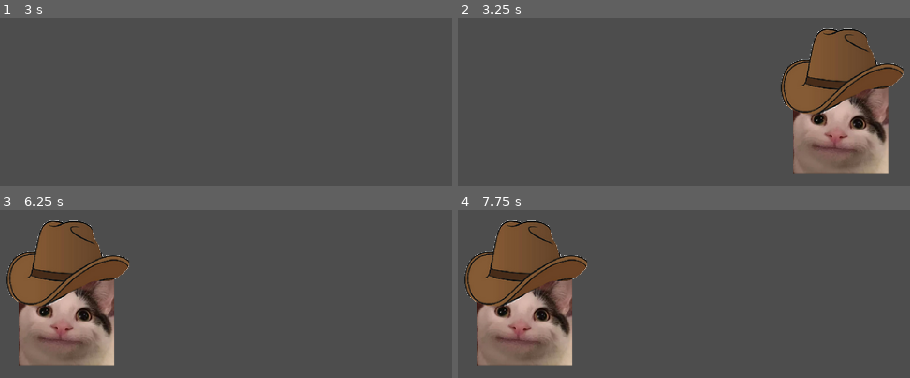
Above: before the commit, frames 1-4 (two rows, left to right).
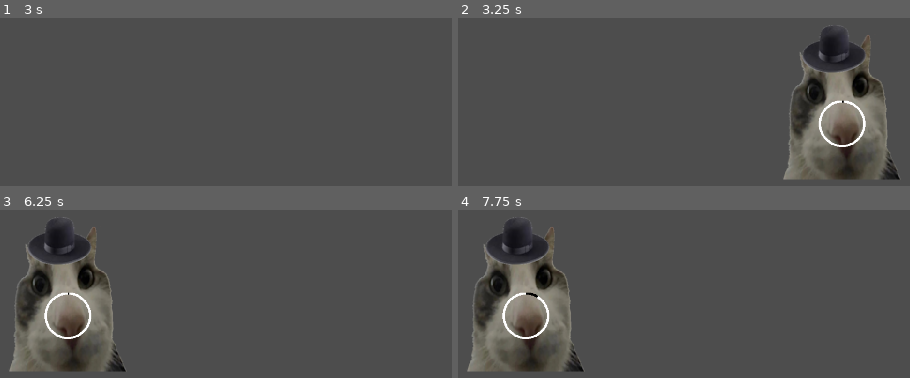
Above: after the commit, the same moments.

Repository: auspiciousArtifice/catastrophic-saloon
Game: Godot game, scene res://patrons.tscn
Two runs of this game, one before a commit and one after it. Both use one fixed random seed, a clock stepped at 60 frames per second and the inputs below. This scene is started directly instead of the project's main scene.
Inputs (mouse positions are in pixels of both pictures, inside the frame that each line leads up to):
- Up to frame 1 (3 s): tap Enter (ui_accept) at 0.5, 0.77, 1.25, 1.52, 2, 2.75 s; move the mouse to (outside the picture) at 0.52 s; hold Up (ui_up) 0.53-1.28 s; click (outside the picture) at 0.67 s; move the mouse to (outside the picture) at 1.27 s; hold Down (ui_down) 1.28-2.03 s; move the mouse to (outside the picture) at 2.02 s; hold Up (ui_up) from 2.03 s (still down); move the mouse to (171, 61) at 2.77 s; click (171, 61) at 2.92 s
- Up to frame 2 (3.25 s): keep holding Up (ui_up); tap Enter (ui_accept) at 3.02 s
- Up to frame 3 (6.25 s): tap Enter (ui_accept) at 3.5, 3.77, 4.25, 4.52, 6.02 s; move the mouse to (384, 292) at 3.52 s; release Up (ui_up) at 3.53 s; hold Down (ui_down) 3.53-5.78 s; click (384, 292) at 3.67 s; move the mouse to (outside the picture) at 4.27 s; move the mouse to (outside the picture) at 5.02 s; click (outside the picture) at 5.17 s; move the mouse to (outside the picture) at 5.77 s; hold Up (ui_up) from 5.78 s (still down)
- Up to frame 4 (7.75 s): keep holding Up (ui_up); move the mouse to (outside the picture) at 6.52 s; tap Enter (ui_accept) at 6.77, 7.52 s; move the mouse to (outside the picture) at 7.27 s; click (outside the picture) at 7.42 s

Frame 1 is identical in both runs. In frame 2, 17% of the frame differs, in the area x 71-99%, y 4-97%; in frame 3, 17%, in the area x 1-29%, y 4-97%; in frame 4, 17%.

Commit message:
This fixes *some* things, but for whatever reason, still missing some things

Diff:
--- a/patron.tscn
+++ b/patron.tscn
@@ -1,6 +1,7 @@
-[gd_scene load_steps=3 format=3 uid="uid://s0iixambxxyb"]
+[gd_scene load_steps=4 format=3 uid="uid://s0iixambxxyb"]
 
 [ext_resource type="Script" path="res://scripts/patron.gd" id="1_n472o"]
+[ext_resource type="Texture2D" uid="uid://dmpes40at3kvj" path="res://assets/circle_bar.png" id="2_mhs2v"]
 
 [sub_resource type="RectangleShape2D" id="RectangleShape2D_xd018"]
 
@@ -17,4 +18,21 @@
 [node name="Sprite2D" type="Sprite2D" parent="Area2D"]
 scale = Vector2(2.25, 2.25)
 
+[node name="TextureProgressBar" type="TextureProgressBar" parent="Area2D/Sprite2D"]
+z_index = 1
+offset_left = -25.0
+offset_right = 75.0
+offset_bottom = 100.0
+scale = Vector2(0.5, 0.5)
+value = 25.0
+fill_mode = 4
+texture_under = ExtResource("2_mhs2v")
+texture_progress = ExtResource("2_mhs2v")
+tint_progress = Color(0, 0, 0, 1)
+
+[node name="Timer" type="Timer" parent="Area2D"]
+wait_time = 20.0
+autostart = true
+
 [connection signal="input_event" from="Area2D" to="." method="_on_area_2d_input_event"]
+[connection signal="timeout" from="Area2D/Timer" to="." method="_on_timer_timeout"]
--- a/scripts/patron.gd
+++ b/scripts/patron.gd
@@ -1,28 +1,40 @@
 extends Node2D
 
 signal despawn(n)
+signal unsatisfied
 var id
 var drink
 
 var p_img1 = preload("res://assets/image.png")
 var p_img2 = preload("res://assets/crying_patron.png")
+var p_img3 = preload("res://assets/curious_patron.png")
+var p_img4 = preload("res://assets/huh_patron.png")
 
 # Called when the node enters the scene tree for the first time.
 func _ready():
 	id = -1
-	var tex_sel = randi_range(0,1)
+	var tex_sel = randi_range(0,3)
 	if(tex_sel == 0):
 		$Area2D/Sprite2D.texture = p_img1
+	elif(tex_sel == 1):
+		$Area2D/Sprite2D.texture = p_img2
+	elif(tex_sel == 2):
+		$Area2D/Sprite2D.texture = p_img3
 	else:
-		$Area2D/Sprite2D.texture = p_img2
+		$Area2D/Sprite2D.texture = p_img4
 
 
 # Called every frame. 'delta' is the elapsed time since the previous frame.
 func _process(delta):
-	pass
+	$Area2D/Sprite2D/TextureProgressBar.value = 100 - $Area2D/Timer.get_time_left() * 5
 
 
 func _on_area_2d_input_event(viewport, event, shape_idx):
 	if event is InputEventMouseButton and event.pressed and event.button_index == MOUSE_BUTTON_LEFT:
 		print(drink)
 		despawn.emit(id)
+
+
+func _on_timer_timeout():
+	unsatisfied.emit()
+	despawn.emit(id)
--- a/scripts/patrons.gd
+++ b/scripts/patrons.gd
@@ -5,6 +5,7 @@
 var patron_list
 var id_gen
 var x_locations
+var life
 
 var json = JSON.new()
 var json_string = FileAccess.open("res://data/drinks.json", FileAccess.READ).get_as_text()
@@ -19,6 +20,7 @@
 	for i in 5:
 		x_locations.push_back(80+150 + i*380)
 	id_gen = 0
+	life = 3
 
 
 # Called every frame. 'delta' is the elapsed time since the previous frame.
@@ -36,18 +38,23 @@
 	id_gen = id_gen + 1
 	p.drink = drink_data[randi() % drink_data.size()]
 	p.despawn.connect(_remove_patron)
+	p.unsatisfied.connect(_decrement_life)
 	patron_list.push_back(p)
 	$Timer.wait_time = randi_range(3,5)
-	if(patron_list.size() > 2):
+	if patron_list.size() > 2:
 		$Timer.stop()
 
 
 func _remove_patron(n):
 	for p in patron_list:
 		if p.id == n:
-			# print("Removed patron with id: " + str(p.id))
 			patron_list.erase(p)
 			x_locations.push_back(p.global_position.x)
 			p.queue_free()
-	if($Timer.is_stopped()):
+	if $Timer.is_stopped():
 		$Timer.start()
+
+func _decrement_life():
+	life = life - 1
+	if life < 1:
+		print("game over")
Not shown, added: assets/bottom_shaker.png.import
Binary file added: assets/circle_bar.png
Not shown, added: assets/circle_bar.png.import
Binary file changed: assets/curious_patron.png
Not shown, added: assets/curious_patron.png.import
Not shown, added: assets/full_shaker.png.import
Binary file changed: assets/huh_patron.png
Not shown, added: assets/huh_patron.png.import
Not shown, added: assets/top_shaker.png.import
Not shown: 1 places in bar.tscn that only renumber resources
Not shown: 1 places in patrons.tscn that only renumber resources
